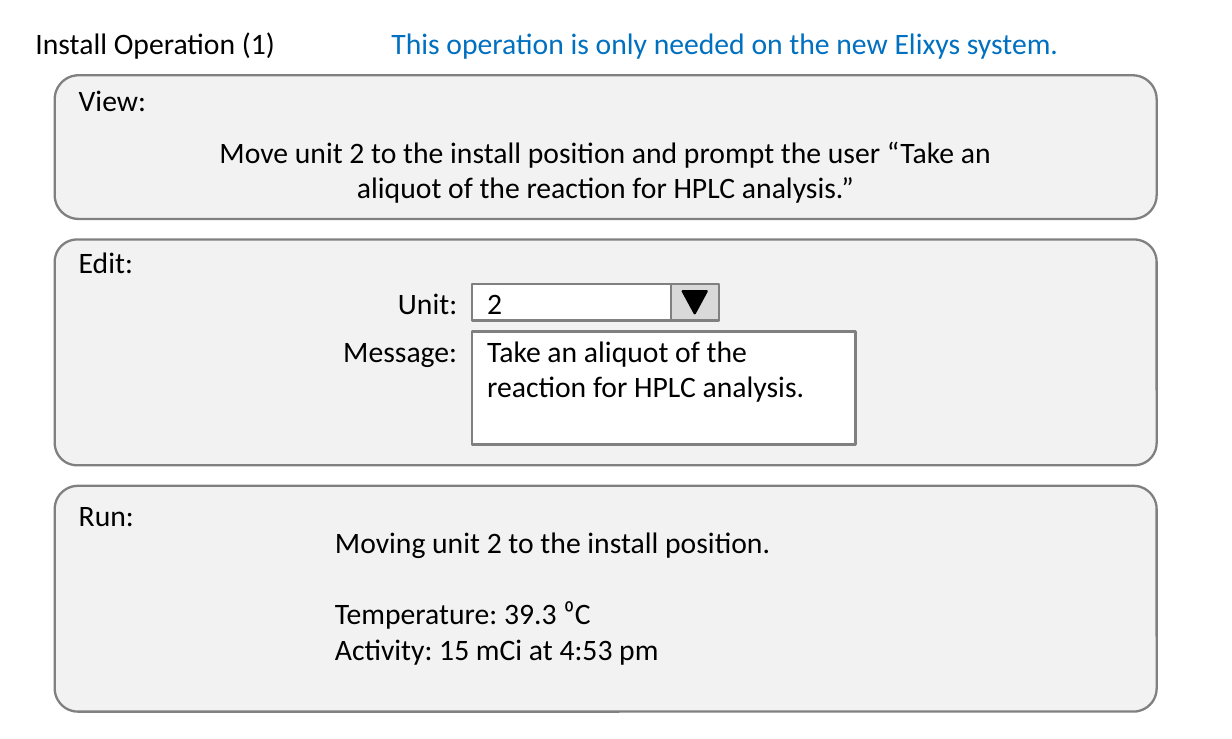
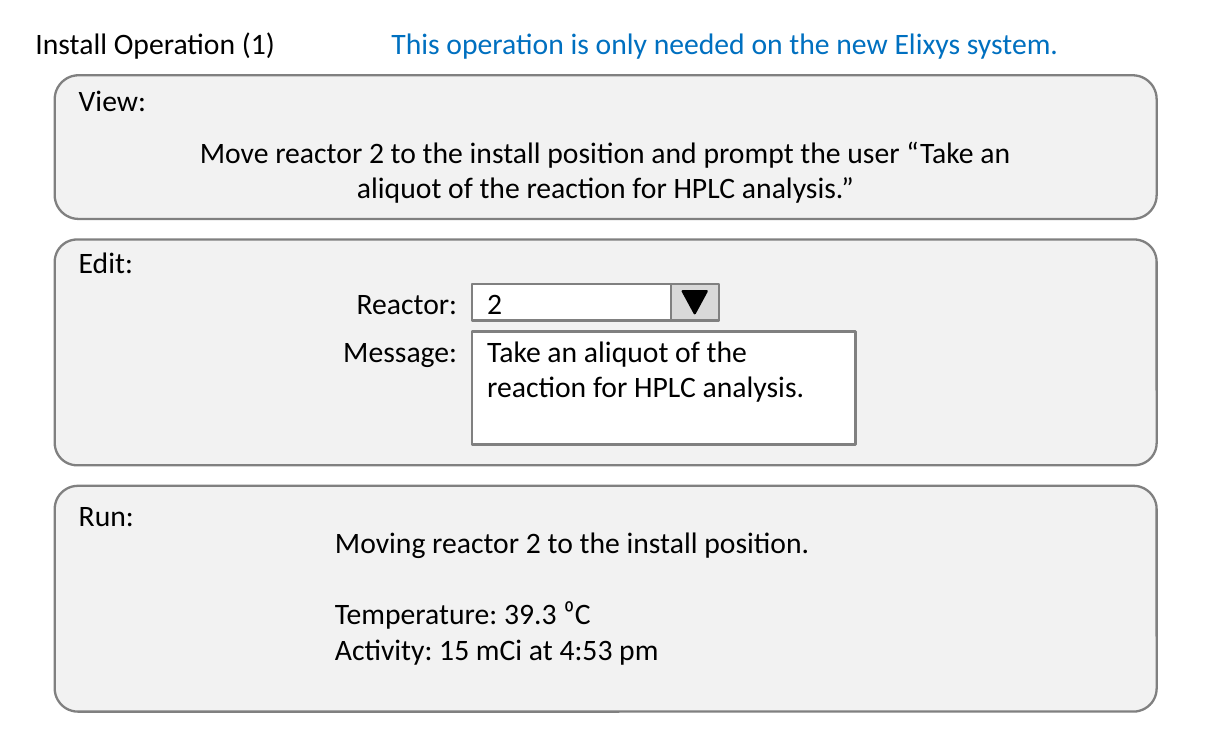
Before and after one commit to michaelvandam/elixys, a slide deck: slide 44 of doc/ElixysUserInterfaceWireframes.pptx. Drawn at 1232x739 pixels with LibreOffice and Linux fonts; fonts in the diff are those of the drawing. Boxes give left, top, right and bottom in pixels: in the first picture for what was removed or moved away, otherwise in the second. Text is boxed around its words. In the diff, an @@ line names an element or a change of style, - is before the commit and + after.

```diff
--- a/doc/ElixysUserInterfaceWireframes.pptx
+++ b/doc/ElixysUserInterfaceWireframes.pptx
@@ text at box(200, 141, 1010, 168): text changed @@
-Move unit 2 to the install position and prompt the user “Take an
+Move reactor 2 to the install position and prompt the user “Take an
@@ text at box(357, 295, 458, 315): text changed @@
-Unit:
+Reactor:
@@ text at box(335, 532, 809, 558): text changed @@
-Moving unit 2 to the install position.
+Moving reactor 2 to the install position.
```
Also in this commit, not shown: 11 other slides changed, 1 other file.
